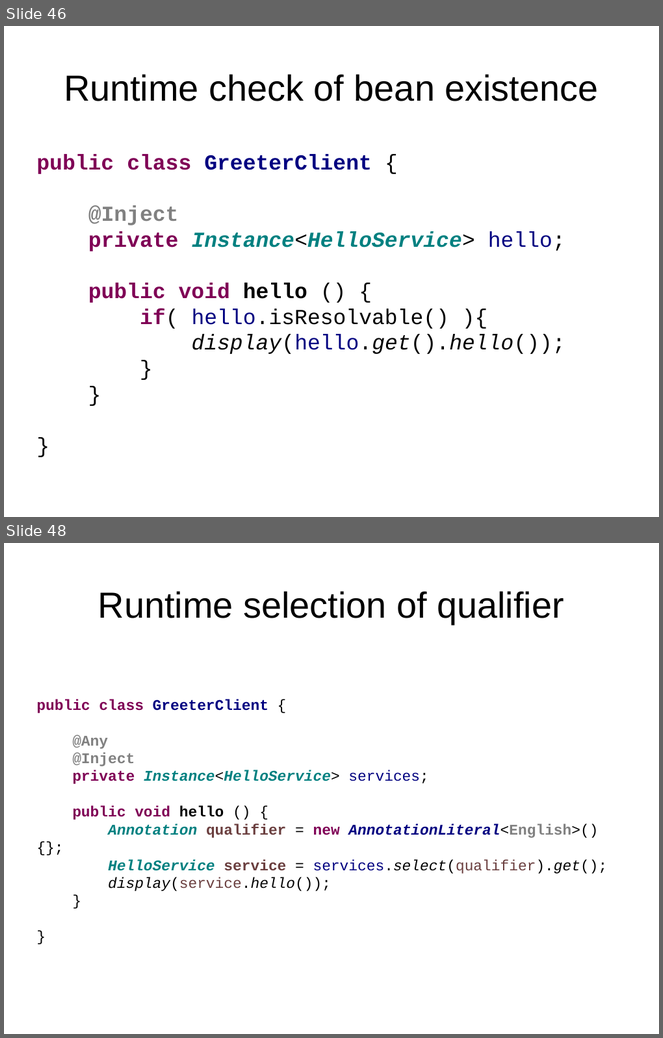
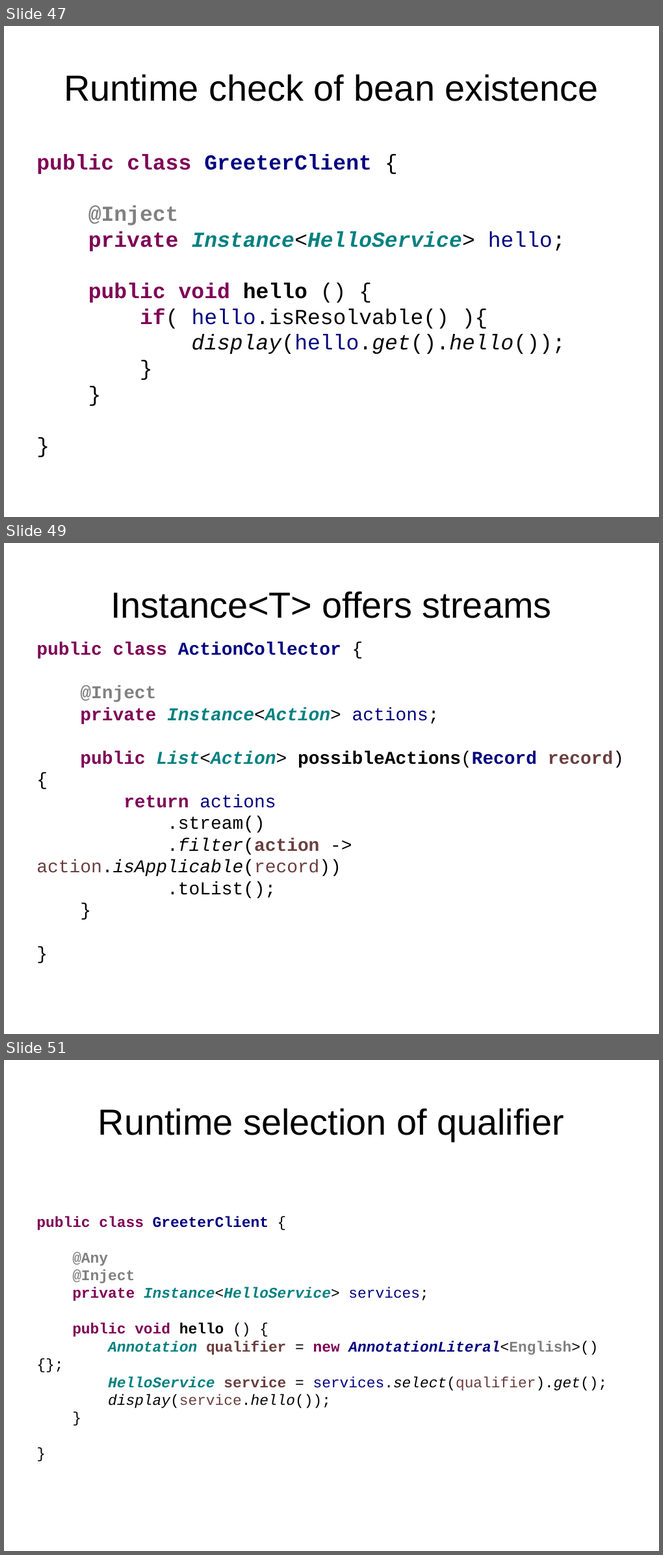
Before and after one commit to FrigoCoder/CDI, a slide deck: CDI.odp. Shown one above the other, each under a label of ours: slides 46 and 48 before the commit, slides 47, 49 and 51 after it; the slides between them are not shown. The pictures are 663x1038 and 663x1555 pixels, drawn with LibreOffice and Linux fonts; fonts in the diff are those of the drawing. Boxes give left, top, right and bottom in pixels: in the first picture for what was removed or moved away, otherwise in the second. Text is boxed around its words. In the diff, an @@ line names an element or a change of style, - is before the commit and + after.

```diff
--- a/CDI.odp
+++ b/CDI.odp
@@ slide 49 added at [4, 543, 659, 1034], background #FFFFFF @@
@@ title added at [111, 591, 552, 618], 44 pt, text #000000 @@
+Instance<T> offers streams
@@ text added at [36, 642, 624, 899], 22 pt, text #000000, bold @@
+public class ActionCollector {
+@Inject
+private Instance<Action> actions;
+public List<Action> possibleActions(Record record) {
+return actions
+.stream()
+.filter(action -> action.isApplicable(record))
+.toList();
+}
+}
@@ what was slide 46 is now slide 47 @@
@@ what was slide 48 is now slide 51 @@
```
Also in this commit, not shown: 2 slides changed, 4 other slides added, 1 slide removed, 3 other files.
